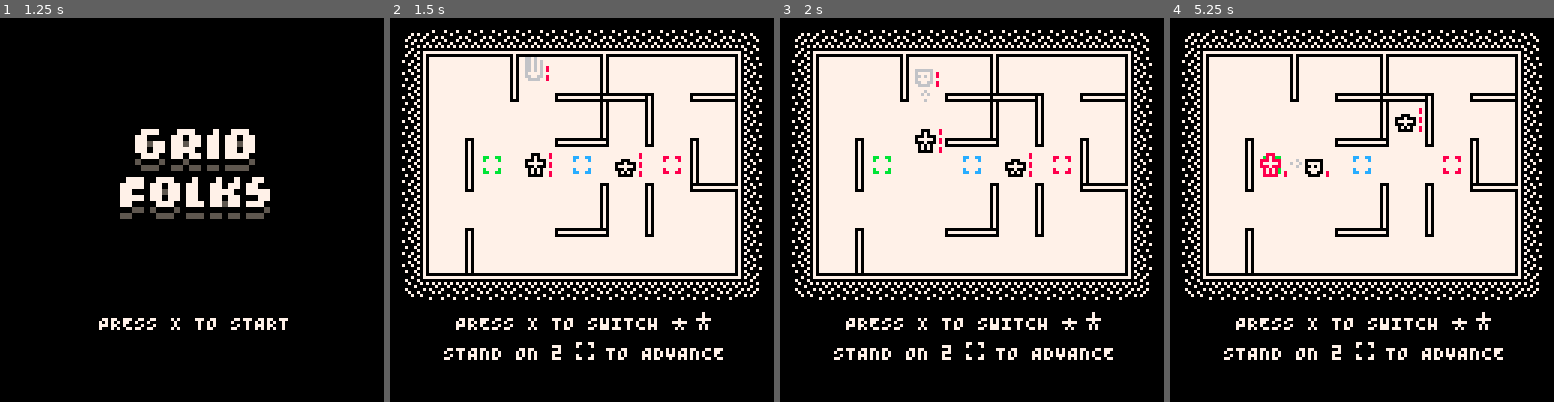
Above: before the commit, frames 1-4 (left to right).
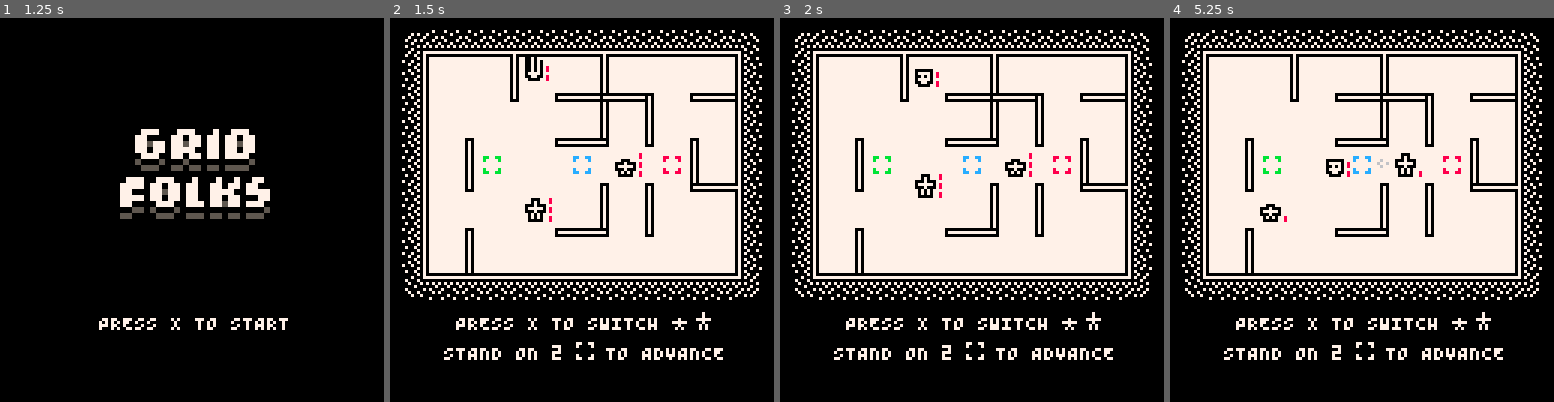
Above: after the commit, the same moments.

Repository: taylordolan/grid-folks
Game: PICO-8 cartridge grid_folks.p8
Same seed, same stepped clock (60 frames per second), same inputs: the game is played once before the commit and once after it.
Inputs:
- Up to frame 1 (1.25 s): tap O (Z key) at 0.33, 1.07 s; tap Down at 0.7 s
- Up to frame 2 (1.5 s): tap X (X key) at 1.43 s
- Up to frame 3 (2 s): hold Up from 1.97 s (still down)
- Up to frame 4 (5.25 s): tap X (X key) every 0.75 s from 2.07 to 5.07 s; tap O (Z key) at 2.22, 3.72, 5.22 s; release Up at 2.63 s; hold Right 2.68-3.02 s; hold Down 3.07-3.73 s; hold Left 3.78-4.12 s; hold Up 4.17-4.5 s; hold Left 4.55-5.05 s; hold Right from 5.1 s (still down)

Frame 1 is identical in both runs. In frame 2, 0.6% of the frame differs, in the area x 35-43%, y 10-54%; in frame 3, 0.6%; in frame 4, 1.1%, in the area x 23-66%, y 23-54%.

Commit message:
refactor game state management

Diff:
--- a/grid_folks.p8
+++ b/grid_folks.p8
@@ -88,11 +88,12 @@
 	player_turn = true
 	debug_mode = false
 	delay = 0
-	game_started = false
+	-- game_started = false
 	has_advanced = false
 	turn_score_gain = 0
 	turn_health_gain = 0
   floor = 32
+  mode = "title"
 
 	-- lists of things
 	heroes = {}
@@ -206,13 +207,6 @@
 
 function _update60()
 
-	if not game_started then
-		if btnp(5) then
-			game_started = true
-		end
-		return
-	end
-
 	if btnp(4) then
 		debug_mode = not debug_mode
     -- add_button()
@@ -222,11 +216,12 @@
     -- new_num_effect({27 + #(floor .. "") * 4,99}, -1, 007, 000)
 	end
 
-	if is_game_over() then
-		if btnp(5) then
-			_init()
-			game_started = true
-		end
+  if mode == "title" and btnp(5) then
+    mode = "game"
+		return
+  elseif mode == "game" and is_game_over() and btnp(5) then
+    _init()
+    mode = "game"
 		return
 	end
 
@@ -365,7 +360,7 @@
 
 	cls()
 
-	if not game_started then
+	if mode == "title" then
 		pal(005, 000)
 		pal(001, 005)
 		spr(008,34,36,8,4)
